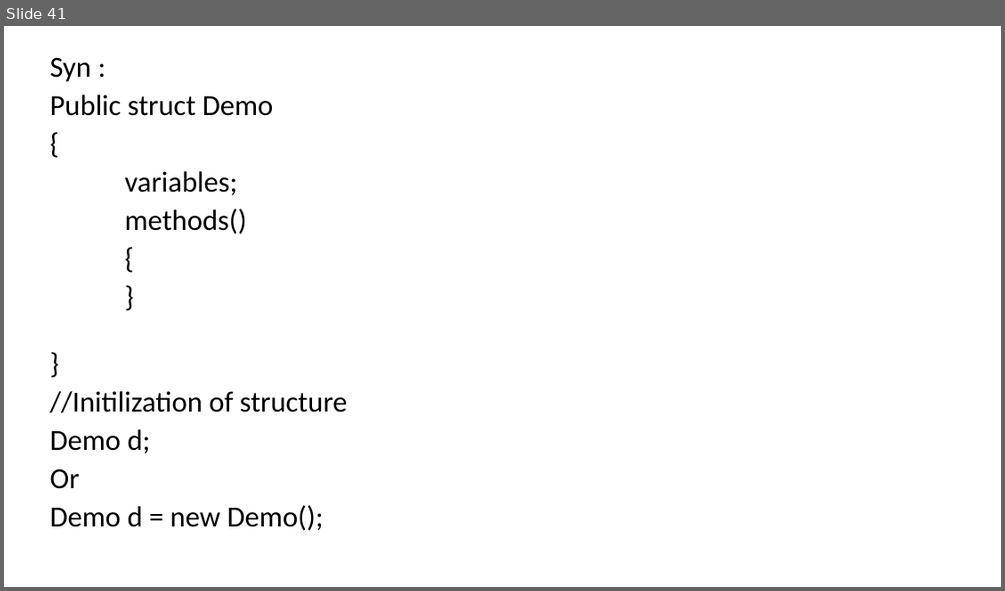
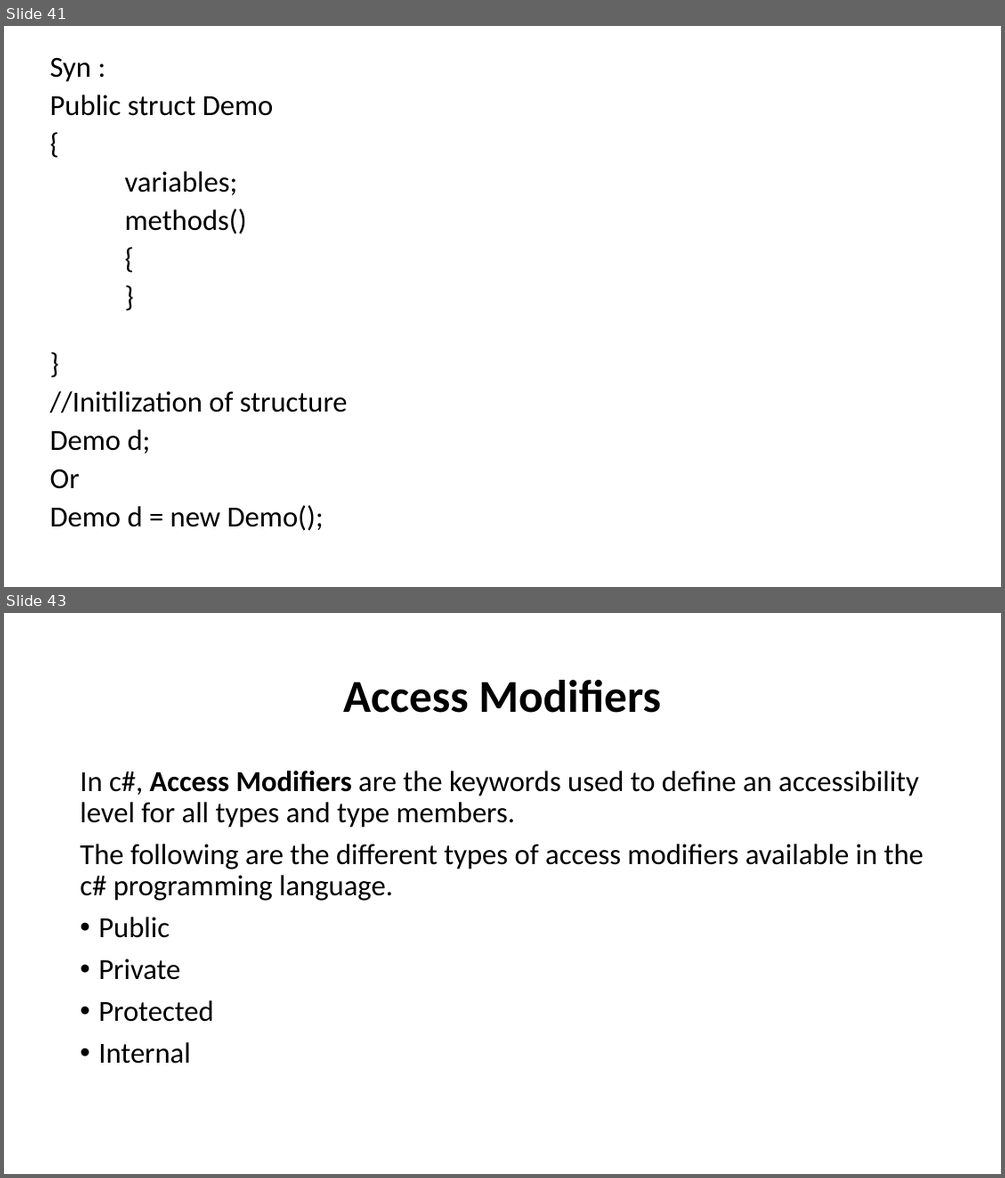
Before and after one commit to MadhuSudhan-Gangumolu/ppt, a slide deck: c#.pptx. Shown one above the other, each under a label of ours: slide 41 before the commit, slides 41 and 43 after it; the slides between them are not shown. The pictures are 1005x591 and 1005x1178 pixels, drawn with LibreOffice and Linux fonts; fonts in the diff are those of the drawing. Boxes give left, top, right and bottom in pixels: in the first picture for what was removed or moved away, otherwise in the second. Text is boxed around its words. In the diff, an @@ line names an element or a change of style, - is before the commit and + after.

```diff
--- a/c#.pptx
+++ b/c#.pptx
@@ slide 43 added at bbox=[4, 613, 1001, 1174], background #FFFFFF @@
@@ title added at bbox=[343, 680, 661, 713], 44 pt, text #000000, bold @@
+Access Modifiers
@@ text added at bbox=[80, 771, 923, 1063], 28 pt, text #000000 @@
+In c#, Access Modifiers are the keywords used to define an accessibility level for all types and type members.
+The following are the different types of access modifiers available in the c# programming language.
+• Public
+• Private
+• Protected
+• Internal
```
Also in this commit, not shown: 28 other slides added, 1 other file.
